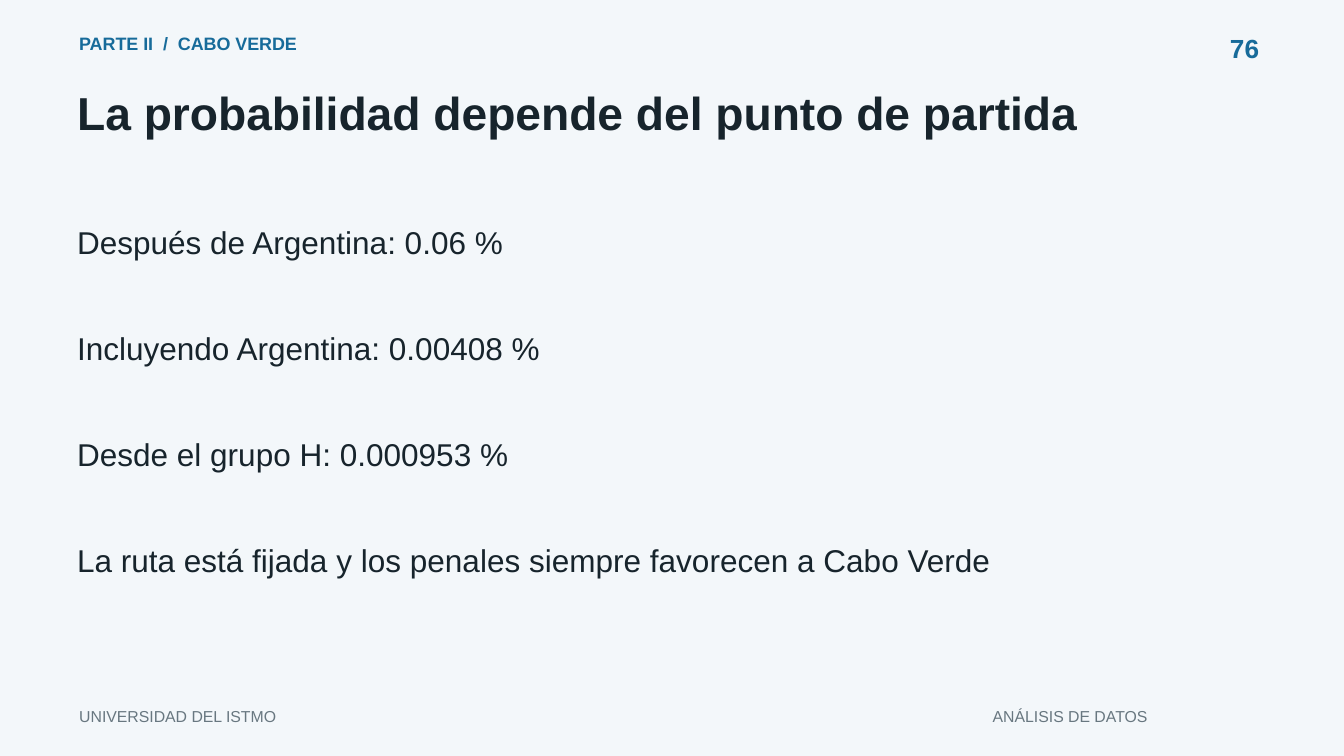
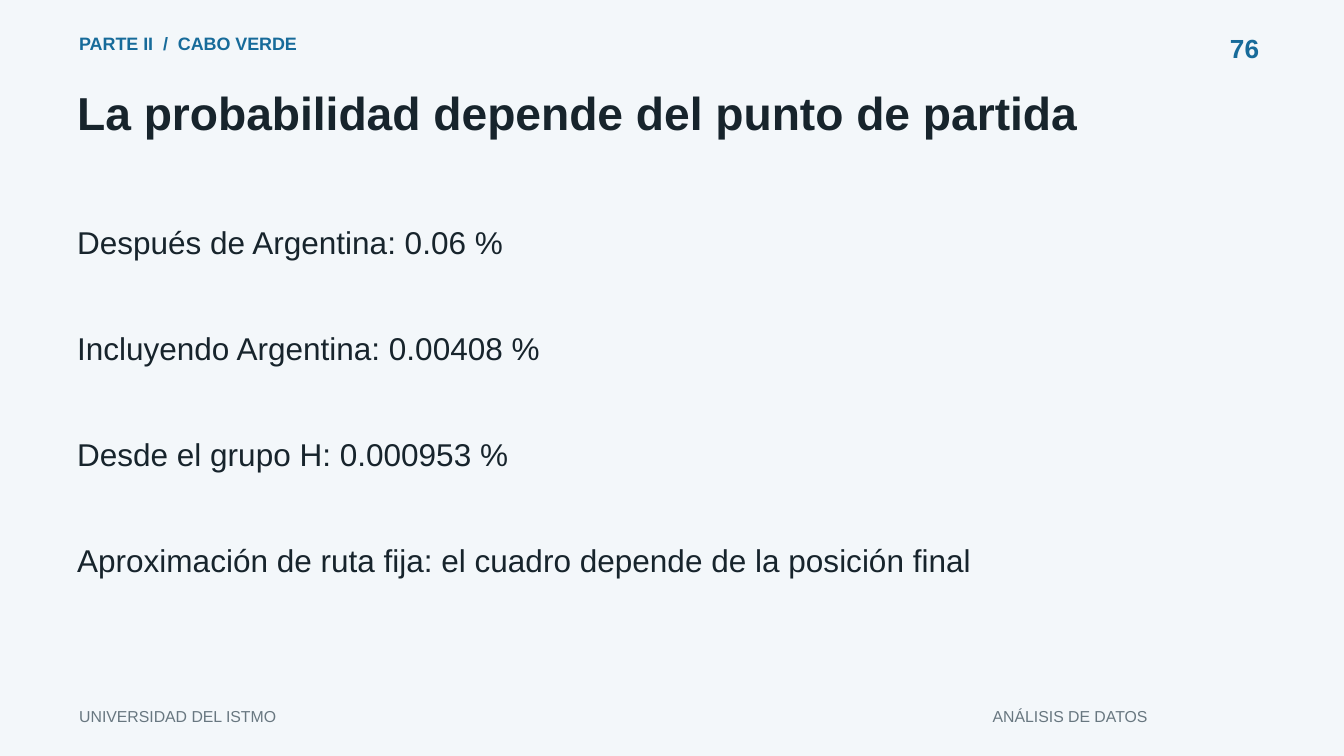
Before and after one commit to humbertovenavente/Proyecto1ADD, a slide deck: slide 76 of outputs/presentacion.pptx. Drawn at 1344x756 pixels with LibreOffice and Linux fonts; fonts in the diff are those of the drawing. Boxes give left, top, right and bottom in pixels: in the first picture for what was removed or moved away, otherwise in the second. Text is boxed around its words. In the diff, an @@ line names an element or a change of style, - is before the commit and + after.

```diff
--- a/outputs/presentacion.pptx
+++ b/outputs/presentacion.pptx
@@ text at box(77, 548, 971, 578): text changed @@
-La ruta está fijada y los penales siempre favorecen a Cabo Verde
+Aproximación de ruta fija: el cuadro depende de la posición final
```
Also in this commit, not shown: 5 other slides changed, 21 other files.
